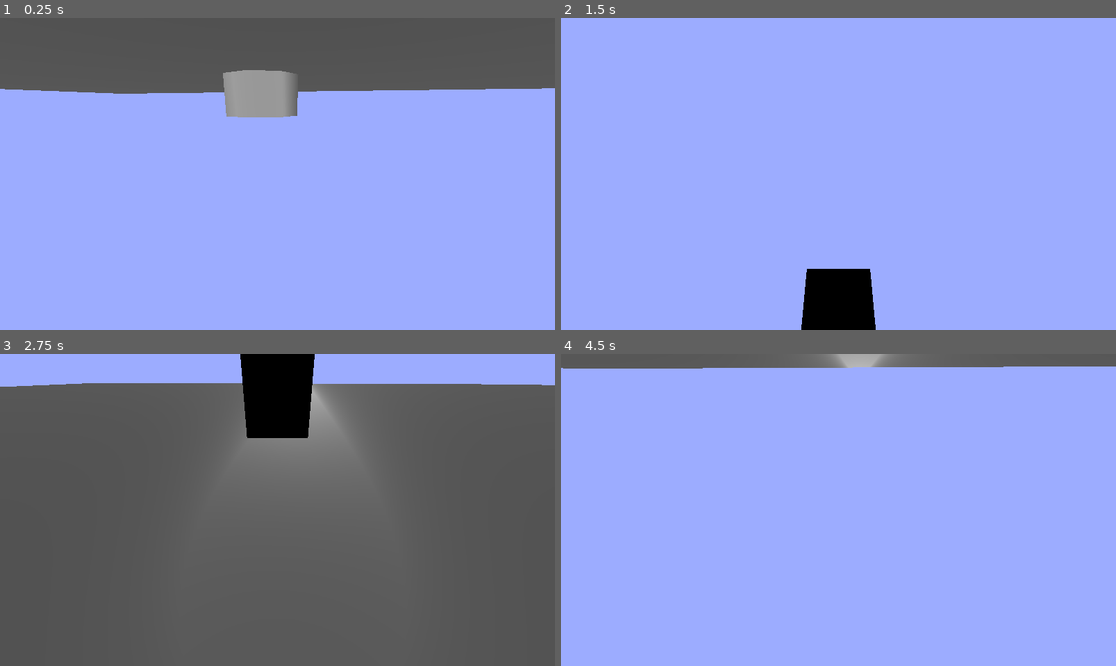
Above: before the commit, frames 1-4 (two rows, left to right).
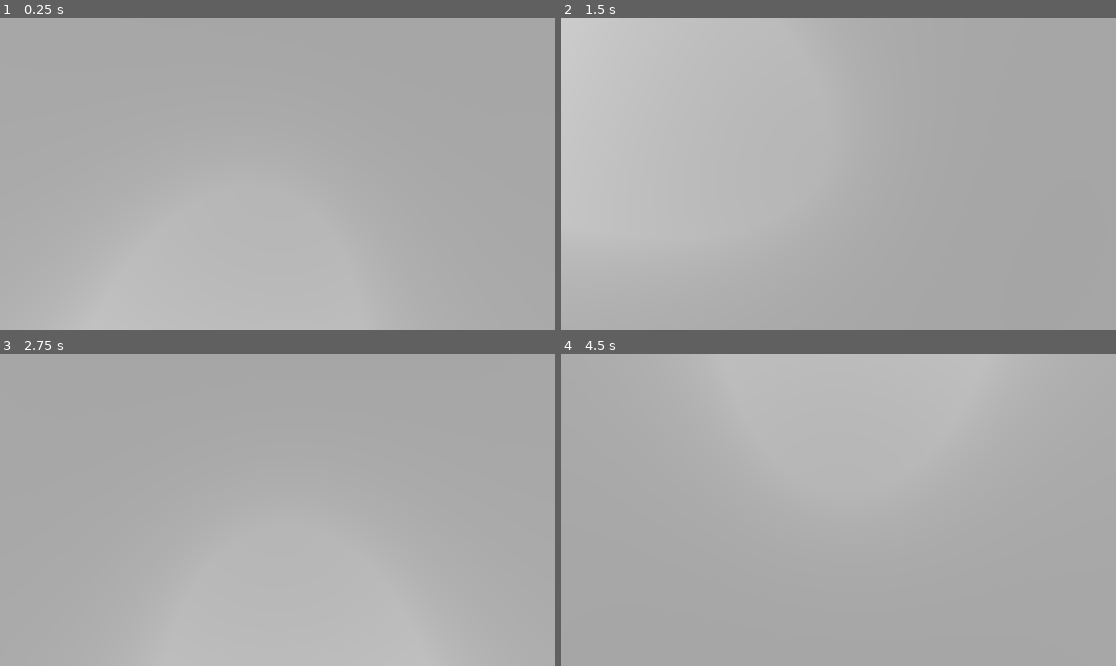
Above: after the commit, the same moments.

Repository: illogicalapple/derptopia
Game: Godot game, scene res://scenes/root.tscn
Two runs of this game, one before a commit and one after it. Both use one fixed random seed, a clock stepped at 60 frames per second and the inputs below.
Inputs (mouse positions are in pixels of both pictures, inside the frame that each line leads up to):
- Up to frame 1 (0.25 s): no input
- Up to frame 2 (1.5 s): move the mouse to (960, 158) at 0.52 s; hold D (walk_right) 0.53-1.28 s; tap Space (jump) at 0.77 s; move the mouse to (727, 189) at 1.27 s; hold S (walk_backward) from 1.28 s (still down)
- Up to frame 3 (2.75 s): tap Space (jump) at 1.52 s; move the mouse to (333, 441) at 2.02 s; release S (walk_backward) at 2.03 s; hold D (walk_right) from 2.03 s (still down)
- Up to frame 4 (4.5 s): move the mouse to (810, 572) at 2.77 s; release D (walk_right) at 2.78 s; hold W (walk_forward) 2.78-3.53 s; tap Space (jump) at 3.02, 3.77 s; move the mouse to (1005, 556) at 3.52 s; hold A (walk_left) from 3.53 s (still down); move the mouse to (672, 463) at 4.27 s

The runs differ from the first frame. In frame 1, 98% of the frame differs, in the area x 0-100%, y 0-100%; in frame 2, 100%; in frame 3, 100%; in frame 4, 100%.

Commit message:
better camera
it works now

Diff:
--- a/main/camera.gd
+++ b/main/camera.gd
@@ -3,6 +3,9 @@
 @onready var player: CharacterBody3D = get_node("../Player")
 
 func _process(delta):
-	position = Vector3(sin(player.rotation.y) * 1.5, 0, cos(player.rotation.y) * 1.5) + player.position
+	var point: Vector3 = Vector3(sin(player.rotation.y), 0, cos(player.rotation.y))
+	var y_axis: Vector3 = point.rotated(Vector3.UP, PI / 2)
+	rotation.x = clamp(PI / -2, rotation.x - (player.mouse_position.y - (player.screen_size.y / 2)) * delta * 0.5, PI / 2)
+	point = point.rotated(y_axis, rotation.x) * 1.5 + player.position
 	rotation.y = player.rotation.y
-	rotation.x -= (player.mouse_position.y - (player.screen_size.y / 2)) * delta * 0.5 # buggy x rotation script
+	position = point
--- a/main/player/player.gd
+++ b/main/player/player.gd
@@ -21,10 +21,6 @@
 		velocity -= Vector3(sin(rotation.y) * speed, 0, cos(rotation.y) * speed) * delta
 	if Input.is_action_pressed("walk_backward"):
 		velocity += Vector3(sin(rotation.y) * speed, 0, cos(rotation.y) * speed) * delta
-	if Input.is_action_pressed("walk_left"):
-		velocity -= Vector3(cos(rotation.y) * speed, 0, sin(rotation.y) * speed) * delta
-	if Input.is_action_pressed("walk_right"):
-		velocity += Vector3(cos(rotation.y) * speed, 0, sin(rotation.y) * speed) * delta
 	rotation.y -= (mouse_position.x - (screen_size.x / 2)) * delta * 0.5
 	get_viewport().warp_mouse(screen_size / 2)
 	velocity.x = lerp(velocity.x, 0.0, 4 * delta)
--- /dev/null
+++ b/main/player/player.tscn
@@ -0,0 +1,18 @@
+[gd_scene load_steps=3 format=3 uid="uid://by5k65l1wkfwc"]
+
+[ext_resource type="Script" path="res://main/player/player.gd" id="1_tl3jw"]
+
+[sub_resource type="BoxShape3D" id="BoxShape3D_jrlui"]
+
+[node name="Player" type="CharacterBody3D"]
+transform = Transform3D(1, 0, 0, 0, 1, 0, 0, 0, 1, 0, 1.1247, 0)
+collision_mask = 2
+script = ExtResource("1_tl3jw")
+
+[node name="CSGBox3D" type="CSGBox3D" parent="."]
+use_collision = true
+size = Vector3(0.372991, 0.652638, 0.439747)
+
+[node name="CollisionShape3D" type="CollisionShape3D" parent="."]
+transform = Transform3D(0.373, 0, 0, 0, 0.653, 0, 0, 0, 0.44, 0, 0, 0)
+shape = SubResource("BoxShape3D_jrlui")
--- a/scenes/root.tscn
+++ b/scenes/root.tscn
@@ -1,14 +1,15 @@
-[gd_scene load_steps=4 format=3 uid="uid://blcdmoo8jq7ma"]
+[gd_scene load_steps=3 format=3 uid="uid://blcdmoo8jq7ma"]
 
-[ext_resource type="Script" path="res://main/player/player.gd" id="1_2yrk2"]
 [ext_resource type="Script" path="res://main/camera.gd" id="1_er4me"]
-
-[sub_resource type="BoxShape3D" id="BoxShape3D_jrlui"]
+[ext_resource type="PackedScene" uid="uid://by5k65l1wkfwc" path="res://main/player/player.tscn" id="1_j8cw3"]
 
 [node name="Root" type="Node3D"]
 
 [node name="Object" type="CSGCylinder3D" parent="."]
 transform = Transform3D(1, 0, 0, 0, 1, 0, 0, 0, 1, 1.34339, 0, -4.24488)
+use_collision = true
+collision_layer = 2
+collision_mask = 0
 
 [node name="Map" type="CSGBox3D" parent="."]
 use_collision = true
@@ -16,18 +17,7 @@
 collision_mask = 0
 size = Vector3(18.1983, 1, 17.3985)
 
-[node name="Player" type="CharacterBody3D" parent="."]
-transform = Transform3D(1, 0, 0, 0, 1, 0, 0, 0, 1, 0, 1.1247, 0)
-collision_mask = 2
-script = ExtResource("1_2yrk2")
-
-[node name="CSGBox3D" type="CSGBox3D" parent="Player"]
-use_collision = true
-size = Vector3(0.372991, 0.652638, 0.439747)
-
-[node name="CollisionShape3D" type="CollisionShape3D" parent="Player"]
-transform = Transform3D(0.373, 0, 0, 0, 0.653, 0, 0, 0, 0.44, 0, 0, 0)
-shape = SubResource("BoxShape3D_jrlui")
+[node name="Player" parent="." instance=ExtResource("1_j8cw3")]
 
 [node name="Camera" type="Camera3D" parent="."]
 transform = Transform3D(1, 0, 0, 0, 1, 0, 0, 0, 1, 0, 1.20814, 2.17094)
@@ -36,6 +26,8 @@
 
 [node name="DirectionalLight3D" type="DirectionalLight3D" parent="."]
 transform = Transform3D(1, 0, 0, 0, 1, 0, 0, 0, 1, 0, 3.99873, 4.72825)
+light_energy = 4.778
+light_indirect_energy = 2.333
 light_angular_distance = 42.5
 directional_shadow_mode = 1
 
